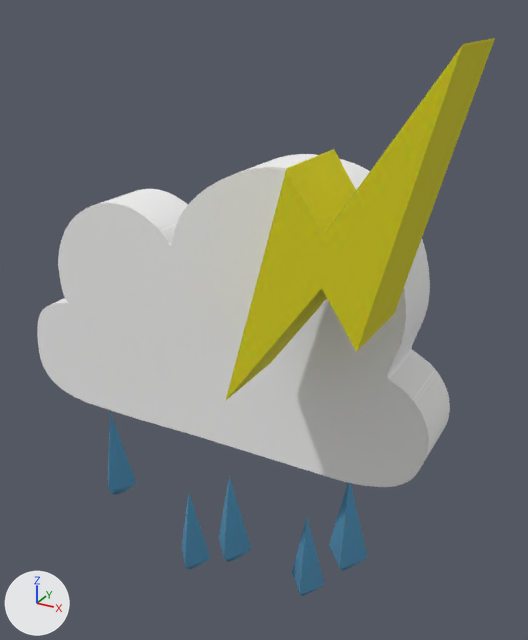
Before and after pictures for a commit that changed the glTF model rain.glb.
Rendered twice from a camera (50 mm lens) standing at (18.4, -28.5, 15.4) and looking at (2.4, 0.6, 0.8). The lights are fixed; the arrows at lower left show +X, +Y and +Z. Where no turn or scale is listed for an object, it has been applied to the vertices. Vertices at the same position are counted once.

Before the edit, the objects in view are built like this:
```python
me_rain_lighting_rain_lighting_0 = bpy.data.meshes.new('rain_lighting_rain&lighting_0')
me_rain_lighting_rain_lighting_0.from_pydata(...)  # 372 vertices, 716 faces; spans x -11.1..12.7, y -6.5..3.3, z -17.9..14.2
me_rain_lighting_rain_lighting_0.materials.append(mat_rainlighting)  # picture img_image_9
ob_rain_lighting_rain_lighting_0 = bpy.data.objects.new('rain_lighting_rain&lighting_0', me_rain_lighting_rain_lighting_0)
ob_rain_lighting_rain_lighting_0.location = (0.0, 0.0, 0.0)
```
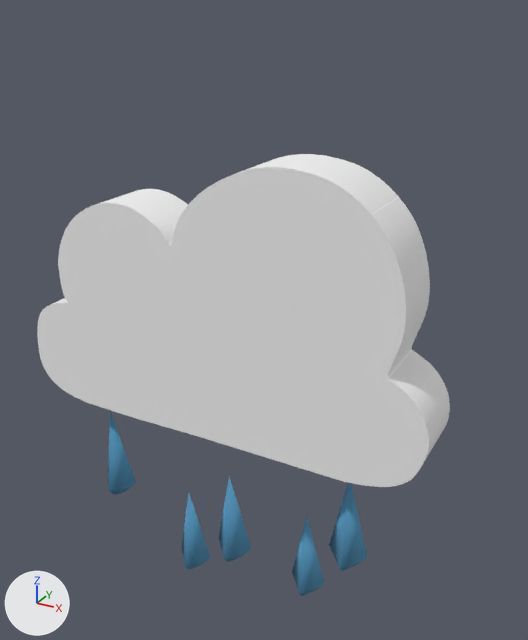
The newer file is also turned or shifted as a whole; pictures and numbers use the older file's frame.

Pixel boxes [x1, y1, x2, y2] of what changed, in the pictures (528 x 640 px):
```json
{"object": "rain_lighting_rain&lighting_0", "change": "reshaped", "before": [37, 38, 495, 596], "after": [37, 154, 450, 596], "on screen": "10% narrower, 21% shorter"}
{"part": 1, "of": "me_rain_lighting_rain_lighting_0", "change": "deleted", "before": [226, 38, 495, 400], "on screen": "yellow"}
{"part": 2, "of": "me_rain_lighting_rain_lighting_0", "change": "recoloured", "before": [108, 154, 435, 596], "after": [108, 154, 435, 596]}
```

Edits to the scene script, one JSON object a line:
```json
{"op": "add", "block": "img_image_7", "code": ["img_image_7 = load_image('Image_7', '_unpacked/Image_7', 512, 512, 'sRGB')"]}
{"op": "add", "block": "mat_rain_005", "code": ["mat_rain_005 = principled_material('rain.005')", "mat_rain_005.texture = img_image_7", "mat_rain_005.roughness = 0.952"]}
{"block": "me_rain_lighting_rain_lighting_0", "where": "# used by ob_rain_lighting_rain_lighting_0; location = (0.0, 0.0, 0.0)"}
{"op": "remove", "block": "me_rain_lighting_rain_lighting_0", "code": "me_rain_lighting_rain_lighting_0.from_pydata(...)  # 372 vertices, 716 faces; spans x -11.1..12.7, y -6.5..3.3, z -17.9..14.2"}
{"op": "add", "block": "me_rain_lighting_rain_lighting_0", "code": "me_rain_lighting_rain_lighting_0.from_pydata(...)  # 360 vertices, 696 faces; spans x -11.1..11.7, y -1.5..3.3, z -17.9..9.0"}
{"block": "me_rain_lighting_rain_lighting_0", "change": "me_rain_lighting_rain_lighting_0 part 1: the loose piece of 12 vertices spanning x 4.5..12.7, y -6.5..-2.6, z 0.4..14.2 is deleted"}
{"block": "me_rain_lighting_rain_lighting_0", "change": "me_rain_lighting_rain_lighting_0 part 2: 696 faces spanning x -11.1..11.7, y -1.5..3.3, z -17.9..9.0 switch from mat_rainlighting (picture img_image_9) to mat_rain_005 (picture img_image_7)"}
```
